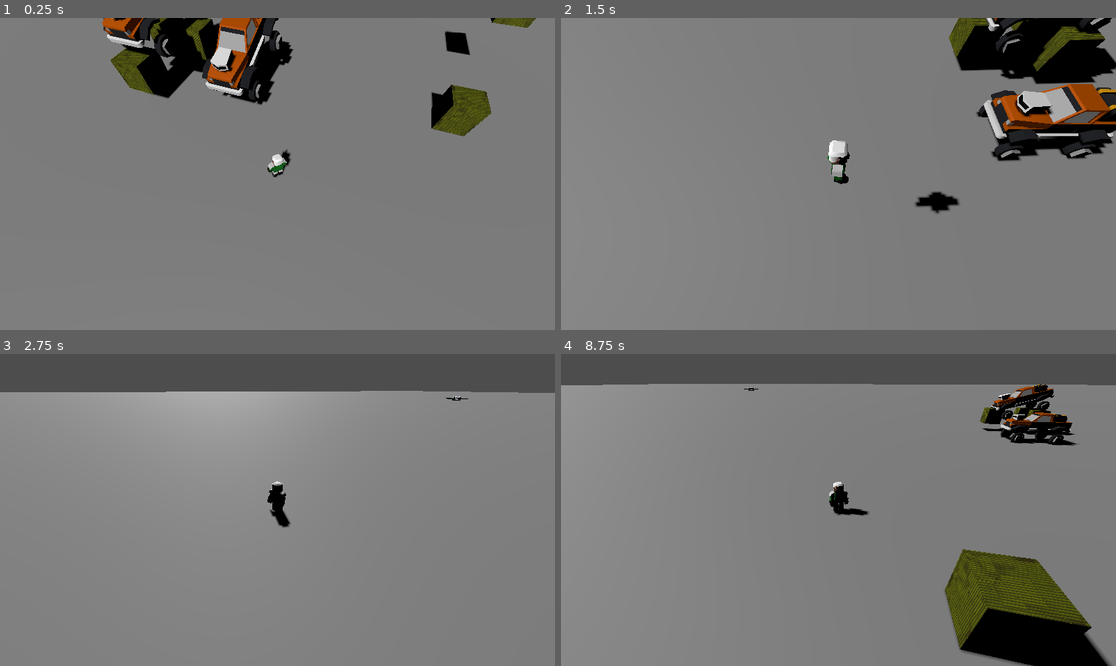
Above: before the commit, frames 1-4 (two rows, left to right).
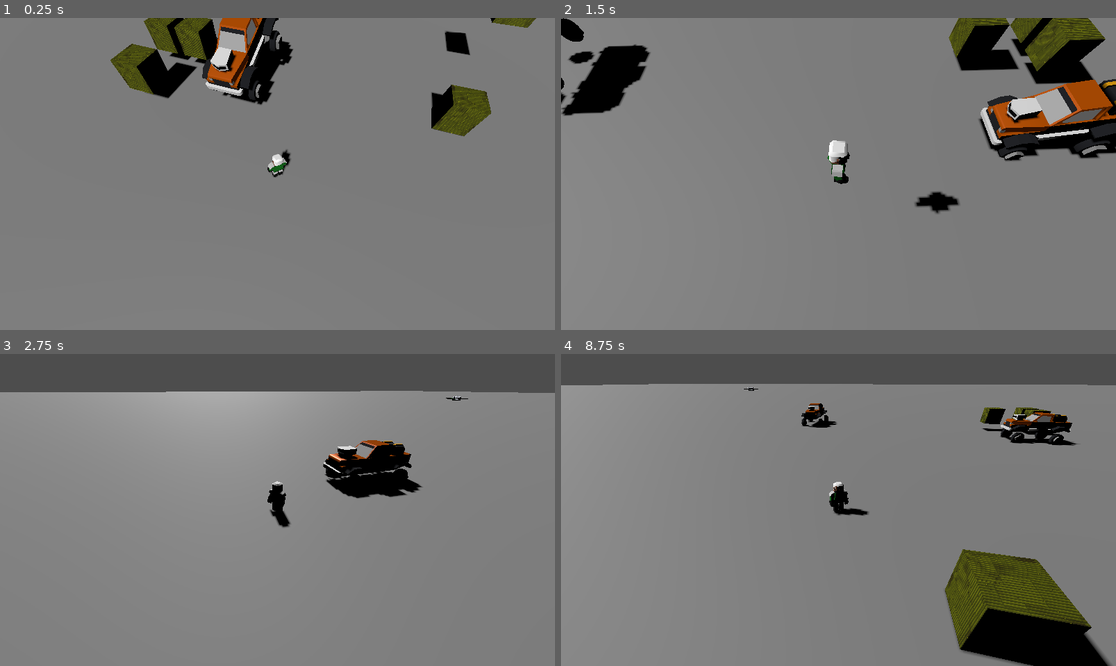
Above: after the commit, the same moments.

Repository: kevinlights/ChocoDriver
Game: Godot game, scene res://run/levels/infinite_level.tscn
Two runs of this game, one before a commit and one after it. Both use one fixed random seed, a clock stepped at 60 frames per second and the inputs below.
Inputs:
- Up to frame 1 (0.25 s): no input
- Up to frame 2 (1.5 s): tap Enter (get_in) at 0.5 s; hold Right (move_right) 0.53-1.28 s; hold Enter (get_in) 0.53-1.28 s; hold Down (move_back) from 1.28 s (still down); tap Space (main) at 1.35 s
- Up to frame 3 (2.75 s): release Down (move_back) at 2.03 s; hold Right (move_right) from 2.03 s (still down); hold Enter (get_in) from 2.03 s (still down)
- Up to frame 4 (8.75 s): release Right (move_right) at 2.78 s; release Enter (get_in) at 2.78 s; hold Up (move_forward) 2.78-3.53 s; tap Space (main) every 1.5 s from 2.85 to 7.35 s; hold Enter (get_in) 3.53-4.28 s; hold Left (move_left) 3.53-5.03 s; hold Down (move_back) 5.03-5.78 s; hold Enter (get_in) 5.03-5.78 s; hold Right (move_right) 5.78-6.53 s; hold Up (move_forward) 6.53-7.28 s; hold Enter (get_in) 6.53-7.28 s; hold Right (move_right) 7.28-8.03 s; hold Down (move_back) from 8.03 s (still down); hold Enter (get_in) from 8.03 s (still down)

The runs differ from the first frame. In frame 1, 1.6% of the frame differs, in the area x 18-40%, y 0-18%; in frame 2, 7.4%, in the area x 0-100%, y 0-46%; in frame 3, 2.3%; in frame 4, 1.0%.

Commit message:
:wrench: Make the jeep a little more bouncy

Diff:
--- a/first3d/component/entity/vehicles/jeep/Jeep.tscn
+++ b/first3d/component/entity/vehicles/jeep/Jeep.tscn
@@ -30,7 +30,10 @@
 wheel_roll_influence = 0.4
 wheel_radius = 0.3
 wheel_friction_slip = 1.0
+suspension_travel = 0.6
 suspension_stiffness = 50.0
+damping_compression = 0.3
+damping_relaxation = 0.5
 
 [node name="OrangeJeep_wheel" parent="FrontRightWheel" instance=ExtResource("2_f6y5a")]
 transform = Transform3D(-1, 0, 0, 0, 1, 0, 0, 0, 1, 0, 0, 0)
@@ -45,7 +48,10 @@
 wheel_roll_influence = 0.4
 wheel_radius = 0.3
 wheel_friction_slip = 1.0
+suspension_travel = 0.6
 suspension_stiffness = 50.0
+damping_compression = 0.3
+damping_relaxation = 0.5
 
 [node name="OrangeJeep_wheel" parent="FrontLeftWheel" instance=ExtResource("2_f6y5a")]
 
@@ -59,7 +65,10 @@
 wheel_roll_influence = 0.4
 wheel_radius = 0.3
 wheel_friction_slip = 1.0
+suspension_travel = 0.6
 suspension_stiffness = 50.0
+damping_compression = 0.3
+damping_relaxation = 0.5
 
 [node name="OrangeJeep_wheel" parent="RearLeftWheel" instance=ExtResource("2_f6y5a")]
 
@@ -72,7 +81,10 @@
 wheel_roll_influence = 0.4
 wheel_radius = 0.3
 wheel_friction_slip = 1.0
+suspension_travel = 0.6
 suspension_stiffness = 50.0
+damping_compression = 0.3
+damping_relaxation = 0.5
 
 [node name="OrangeJeep_wheel" parent="RearRightWheel" instance=ExtResource("2_f6y5a")]
 
--- a/first3d/run/levels/infinite_level.tscn
+++ b/first3d/run/levels/infinite_level.tscn
@@ -73,7 +73,7 @@
 transform = Transform3D(-0.589079, -0.650805, -0.478999, -0.741391, 0.671074, 1.34747e-08, 0.321443, 0.355125, -0.877816, -10.5959, 3.94108, -17.5095)
 
 [node name="Jeep1" parent="." instance=ExtResource("6_nnvc5")]
-transform = Transform3D(1, 0, 0, 0, 0.956386, -0.292105, 0, 0.292105, 0.956386, -16.454, 1.16515, -7.30216)
+transform = Transform3D(-0.0560131, 0.291646, 0.954885, 0, 0.956386, -0.292105, -0.99843, -0.0163617, -0.0535702, -16.454, 0.747562, 8.03092)
 
 [node name="Jeep2" parent="." instance=ExtResource("6_nnvc5")]
 transform = Transform3D(1, 0, 0, 0, 0.956386, -0.292105, 0, 0.292105, 0.956386, -13.4204, 0.313514, -7.30216)
